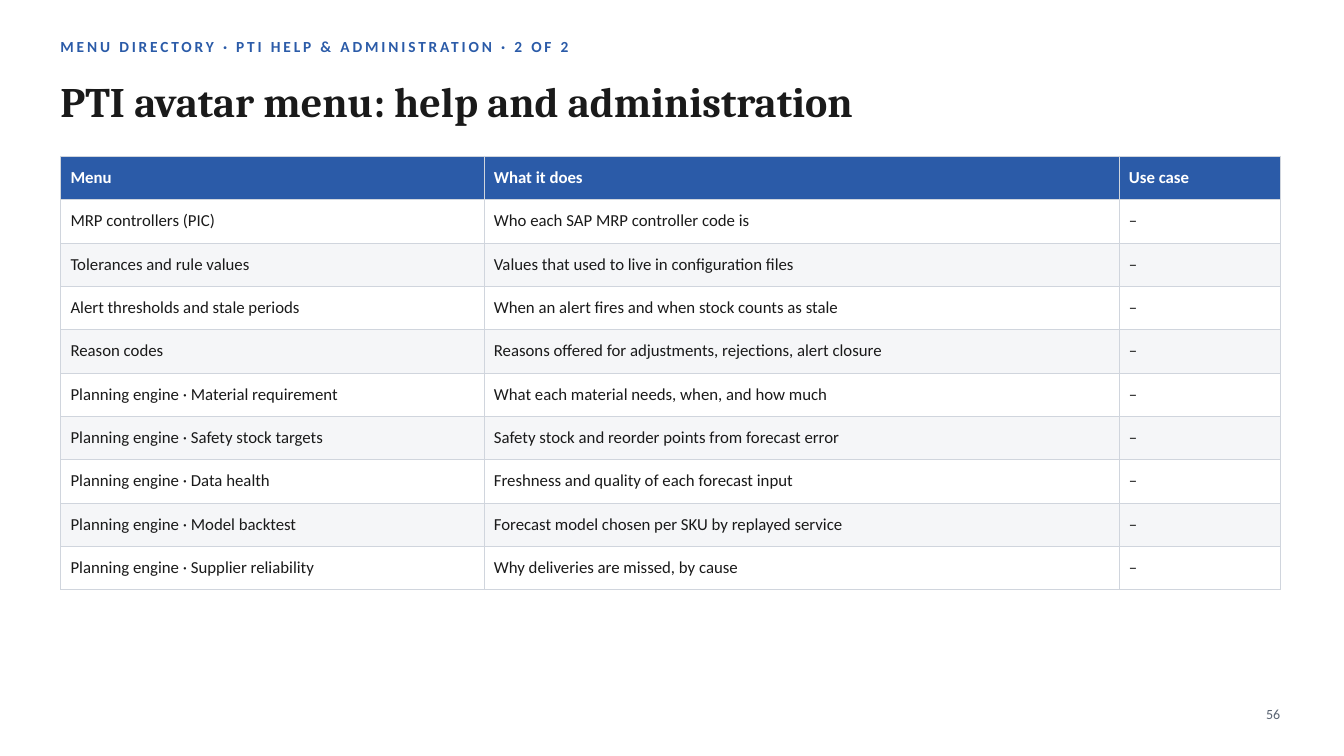
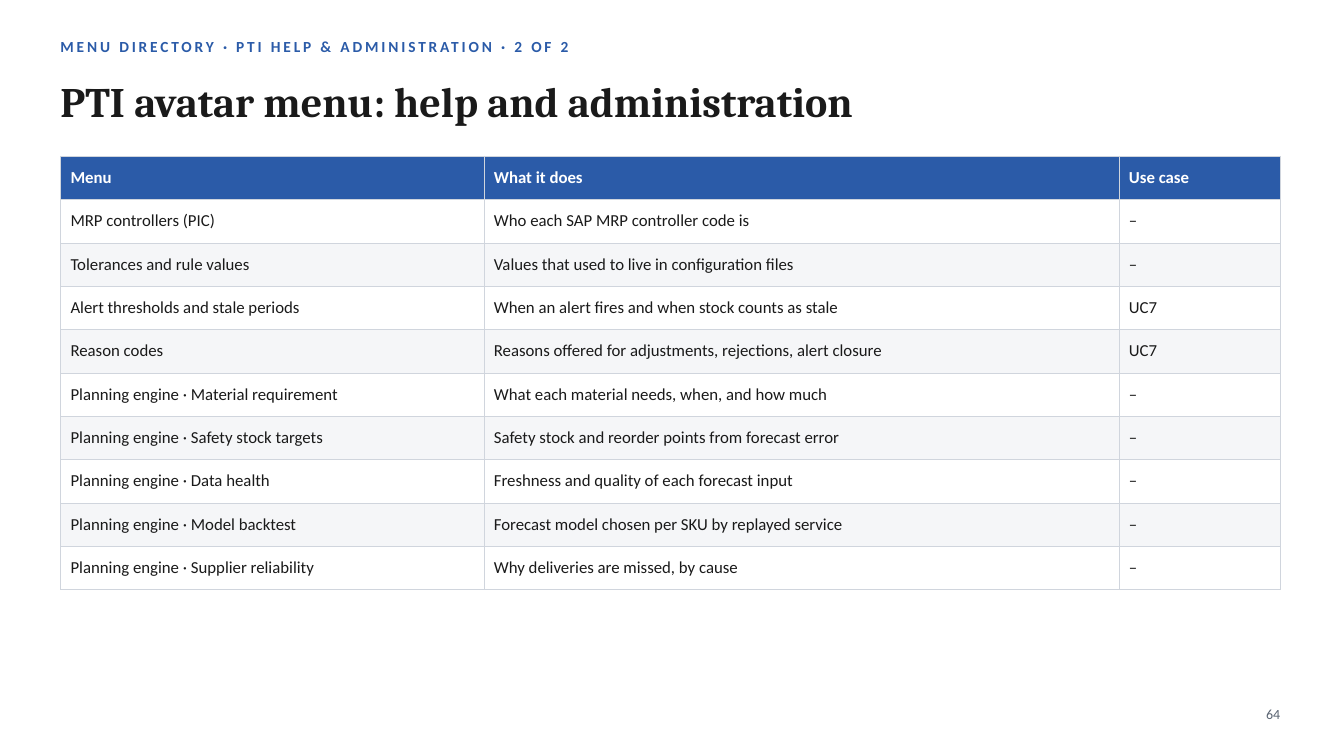
Before and after one commit to javal999/paragon-supplier-portal, a slide deck: slide 64 of docs/supplier-hub/user-guide/Paragon-Supplier-Portal-User-Guide.pptx (slide 56 before the commit). Drawn at 1344x756 pixels with LibreOffice and Linux fonts; fonts in the diff are those of the drawing; background and template pictures are left out. Boxes give left, top, right and bottom in pixels: in the first picture for what was removed or moved away, otherwise in the second. Text is boxed around its words. In the diff, an @@ line names an element or a change of style, - is before the commit and + after.

```diff
--- a/docs/supplier-hub/user-guide/Paragon-Supplier-Portal-User-Guide.pptx
+++ b/docs/supplier-hub/user-guide/Paragon-Supplier-Portal-User-Guide.pptx
@@ table at (x1=60, y1=156, x2=1280, y2=580) @@
-row 4, column 3: –
+row 4, column 3: UC7
-row 5, column 3: –
+row 5, column 3: UC7
@@ page number at (x1=1266, y1=709, x2=1280, y2=719): text changed @@
-56
+64
```
Also in this commit, not shown: 10 other slides changed, 8 slides added, 4 other files.
